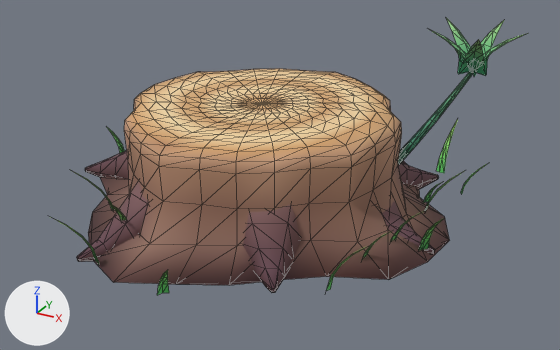
The glTF model shardlight/game/assets/models/verdant_flora/verdant_log_stump_cut.glb, before and after one commit.
Both versions are drawn from a 50 mm camera at (2.14, -3.72, 2.16) aimed at (0.13, -0.07, 0.33). Arrows for +X, +Y and +Z are at lower left; the lights stay in place. The first picture is the older version. Mesh edges are drawn as thin lines. Vertices at exactly the same position are counted once.

Names of what the first picture shows: 'verdant_log_stump_cut'.
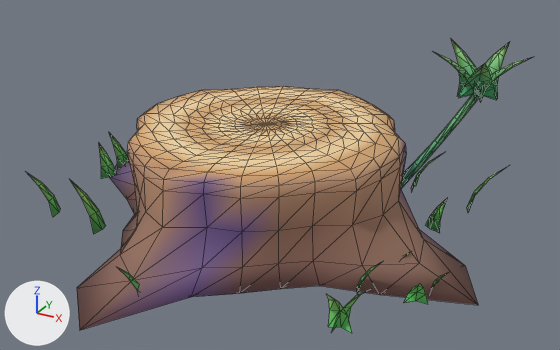
What differs and where, as boxes (x1, y1, x2, y2) in the pictures (560 x 350 px; the box of a moved part takes in the faces that stretch with it):
'verdant_log_stump_cut', reshaped (8% wider, 6% taller): before (54, 19, 525, 295); after (27, 39, 534, 333)
part 1 of me_verdant_log_stump_cut, moved or reshaped: before (398, 72, 473, 166); after (401, 94, 479, 188)
part 2 of me_verdant_log_stump_cut, rebuilt (11% wider, 13% taller): before (88, 69, 449, 285); after (77, 86, 478, 330)
part 3 of me_verdant_log_stump_cut, rebuilt (8% taller): before (430, 19, 525, 77); after (434, 39, 534, 102)
part 4 of me_verdant_log_stump_cut, deleted: before (54, 119, 487, 295)
part 5 of me_verdant_log_stump_cut, moved or reshaped: before (85, 150, 435, 254); after (27, 133, 506, 333)
part 6 of me_verdant_log_stump_cut, added: after (118, 268, 139, 292)

Edits to the bpy script that builds the scene:
```text
Change me_verdant_log_stump_cut:
    used by ob_verdant_log_stump_cut; location = (0.0, 0.0, 0.0)
    remove me_verdant_log_stump_cut.from_pydata(...)  # 953 vertices, 1602 faces; spans x -1.36..1.36, y -1.29..1.29, z 0.0..1.23
    add me_verdant_log_stump_cut.from_pydata(...)  # 605 vertices, 970 faces; spans x -1.42..1.42, y -1.48..1.48, z 0.0..1.12
    me_verdant_log_stump_cut part 1: the loose piece of 25 vertices spanning x 0.69..1.1, y 0.22..0.35, z 0.39..0.99 is moved by (0.05, -0.05, -0.1)
    me_verdant_log_stump_cut part 2: the loose piece of 339 vertices spanning x -1.24..1.14, y -1.19..1.29, z 0.1..0.71 is rebuilt with 339 vertices and now spans x -1.42..1.42, y -1.48..1.48, z 0.0..0.61
    me_verdant_log_stump_cut part 3: the loose piece of 61 vertices spanning x 0.87..1.36, y 0.09..0.6, z 0.97..1.23 is rebuilt with 61 vertices and now spans x 0.92..1.41, y 0.04..0.55, z 0.86..1.12
    me_verdant_log_stump_cut part 4: 21 loose pieces with 389 vertices, spanning x -1.36..1.2, y -1.29..1.25, z 0.0..0.7, are deleted
    me_verdant_log_stump_cut part 5: 139 vertices removed from x -1.28..1.11, y -0.39..1.1, z 0.0..0.7; 170 vertices added at x -1.38..1.28, y -1.09..1.33, z 0.01..0.34
    me_verdant_log_stump_cut part 6: 10 vertices added at x -0.18..-0.06, y -1.19..-1.07, z 0.01..0.2
```
